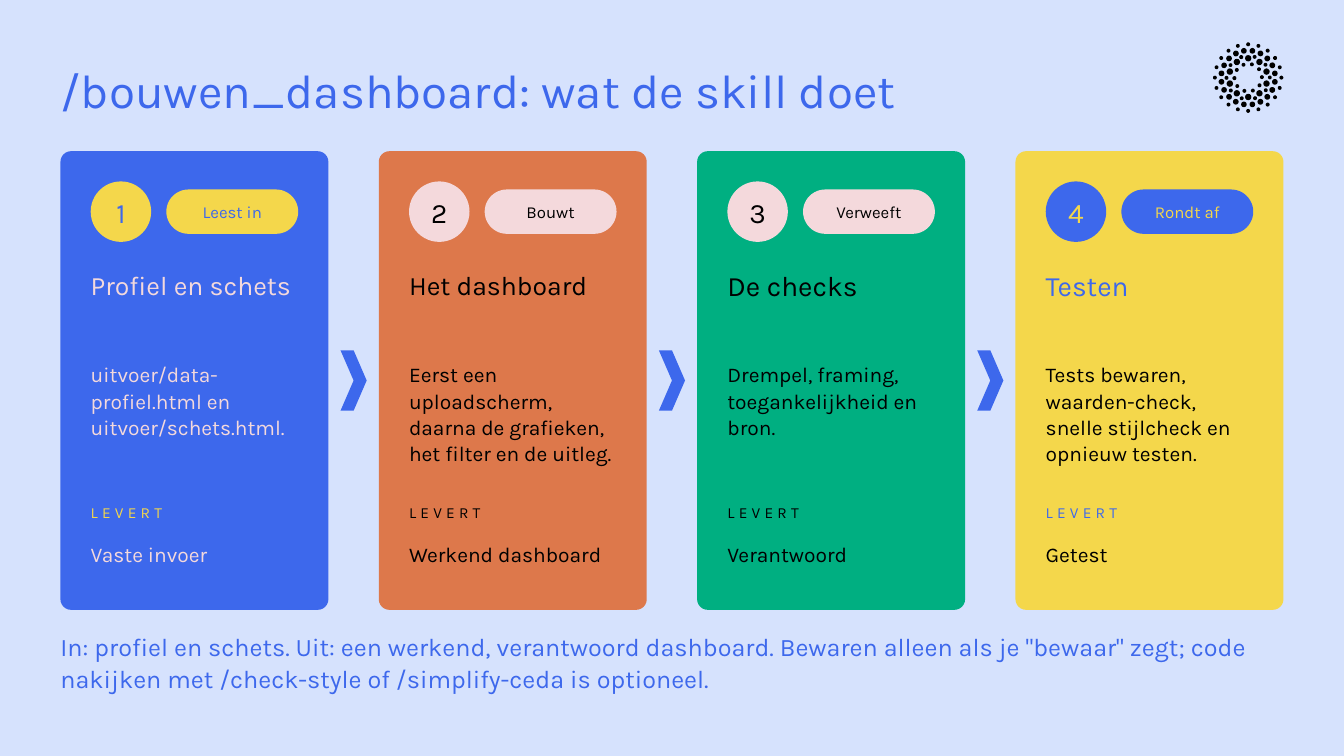
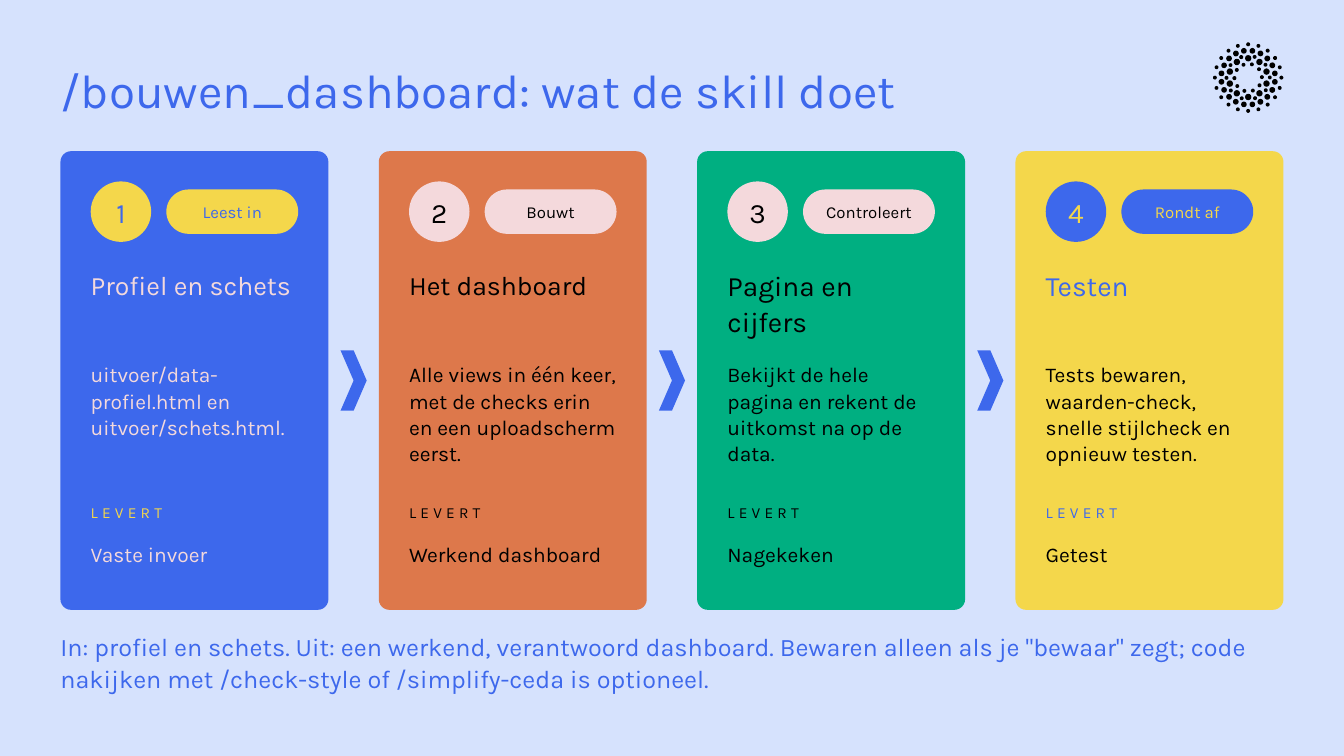
Before and after one commit to cedanl/clidev-presentaties, a slide deck: slide 31 of exports/261005_workshop_rad_uitvoering.pptx. Drawn at 1344x756 pixels with LibreOffice and Linux fonts; fonts in the diff are those of the drawing. Boxes give left, top, right and bottom in pixels: in the first picture for what was removed or moved away, otherwise in the second. Text is boxed around its words. In the diff, an @@ line names an element or a change of style, - is before the commit and + after.

```diff
--- a/exports/261005_workshop_rad_uitvoering.pptx
+++ b/exports/261005_workshop_rad_uitvoering.pptx
@@ text at (826, 206, 911, 218): text changed @@
-Verweeft
+Controleert
@@ text at (727, 277, 852, 339): text changed @@
-De checks
+Pagina en cijfers
@@ text at (409, 366, 616, 462): text changed @@
-Eerst een uploadscherm, daarna de grafieken, het filter en de uitleg.
+Alle views in één keer, met de checks erin en een uploadscherm eerst.
@@ text at (727, 367, 916, 461): text changed @@
-Drempel, framing, toegankelijkheid en bron.
+Bekijkt de hele pagina en rekent de uitkomst na op de data.
@@ text at (727, 547, 833, 567): text changed @@
-Verantwoord
+Nagekeken
```
Also in this commit, not shown: 4 other slides changed, 1 other file.
